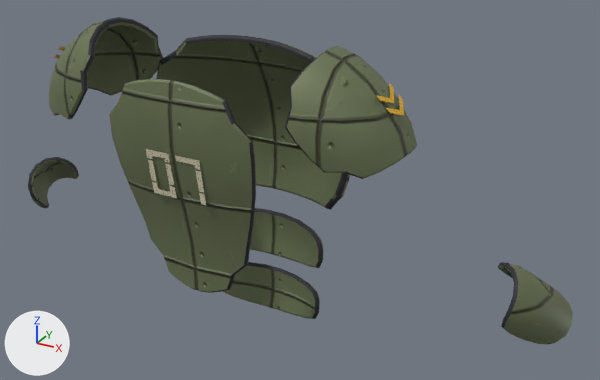
A saved change to the glTF model art/armor/suit_scout.char.player.f.glb.
The view is the same before and after, from a 50 mm camera at (0.631, -0.894, 1.775) aimed at (0.082, 0.105, 1.276). Every picture has the same lights, and +X, +Y and +Z are marked at lower left. The older version comes first. Vertices at exactly the same position are counted once.

Names of what the first picture shows: 'lowerarm_l__bracer_l', 'lowerarm_r__bracer_r', 'spine_01__abs_lo', 'spine_02__abs_hi', 'spine_03__back', 'spine_03__chest', 'upperarm_l__pauldron_l', 'upperarm_r__pauldron_r'.
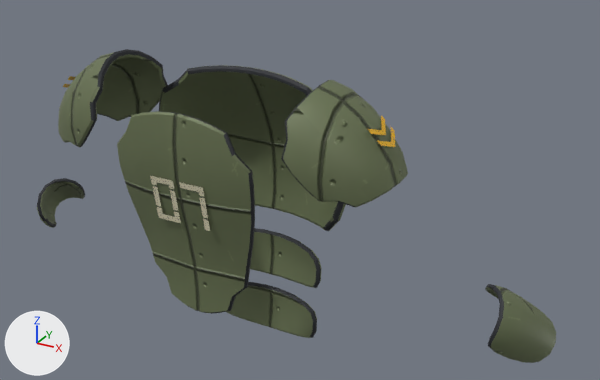
What differs and where, as boxes [x1, y1, x2, y2] in the pictures (600 x 380 px; the box of a moved part takes in the faces that stretch with it):
'spine_03__back', reshaped (6% narrower)
    before: [109, 79, 256, 293]
    after: [117, 111, 255, 313]
'spine_03__chest', reshaped
    before: [156, 35, 350, 210]
    after: [159, 65, 346, 231]
'upperarm_r__pauldron_r', reshaped
    before: [285, 46, 417, 179]
    after: [281, 80, 408, 208]
'upperarm_l__pauldron_l', reshaped
    before: [49, 17, 163, 120]
    after: [58, 49, 168, 148]
'lowerarm_r__bracer_r', reshaped
    before: [498, 262, 573, 344]
    after: [485, 284, 556, 363]
'spine_01__abs_lo', reshaped (7% narrower)
    before: [223, 262, 320, 319]
    after: [227, 282, 317, 338]
'spine_02__abs_hi', reshaped
    before: [250, 208, 324, 268]
    after: [250, 228, 322, 288]
'lowerarm_l__bracer_l', reshaped
    before: [28, 157, 79, 208]
    after: [37, 178, 85, 228]
part 5 of me_spine_03__back, moved or reshaped
    before: [146, 149, 206, 206]
    after: [150, 176, 210, 231]
part 6 of me_spine_03__back, moved or reshaped
    before: [109, 79, 256, 293]
    after: [117, 111, 255, 313]

Diff of the bpy script that builds the scene:
```diff
--- a/art/armor/suit_scout.char.player.f.glb.py
+++ b/art/armor/suit_scout.char.player.f.glb.py
@@ me_lowerarm_l__bracer_l @@
-me_lowerarm_l__bracer_l.from_pydata(...)  # 138 vertices, 272 faces; spans x -0.4887..-0.3851, y 0.0438..0.1785, z 1.1203..1.2396
+me_lowerarm_l__bracer_l.from_pydata(...)  # 138 vertices, 272 faces; spans x -0.4715..-0.3716, y 0.0435..0.1736, z 1.0865..1.2022
+# me_lowerarm_l__bracer_l part 1: 138 of 138 vertices moved; they spanned x -0.4887..-0.3851, y 0.0438..0.1785, z 1.1203..1.2396 and now span x -0.4715..-0.3716, y 0.0435..0.1736, z 1.0865..1.2022; mean shift (0.0156, -0.0026, -0.0357)
 me_lowerarm_l__bracer_l.materials.append(mat_armor_plate)
@@ me_lowerarm_r__bracer_r @@
-me_lowerarm_r__bracer_r.from_pydata(...)  # 138 vertices, 272 faces; spans x 0.3851..0.4887, y 0.0438..0.1785, z 1.1203..1.2396
+me_lowerarm_r__bracer_r.from_pydata(...)  # 138 vertices, 272 faces; spans x 0.3716..0.4715, y 0.0435..0.1736, z 1.0865..1.2022
+# me_lowerarm_r__bracer_r part 2: 138 of 138 vertices moved; they spanned x 0.3851..0.4887, y 0.0438..0.1785, z 1.1203..1.2396 and now span x 0.3716..0.4715, y 0.0435..0.1736, z 1.0865..1.2022; mean shift (-0.0156, -0.0026, -0.0357)
 me_lowerarm_r__bracer_r.materials.append(mat_armor_plate)
@@ me_spine_01__abs_lo @@
-me_spine_01__abs_lo.from_pydata(...)  # 104 vertices, 204 faces; spans x -0.098..0.098, y 0.137..0.167, z 1.019..1.097
+me_spine_01__abs_lo.from_pydata(...)  # 104 vertices, 204 faces; spans x -0.095..0.095, y 0.133..0.161, z 0.985..1.061
+# me_spine_01__abs_lo part 3: 104 of 104 vertices moved; they spanned x -0.098..0.098, y 0.137..0.167, z 1.019..1.097 and now span x -0.095..0.095, y 0.133..0.161, z 0.985..1.061; mean shift (0.0, -0.005, -0.035)
 me_spine_01__abs_lo.materials.append(mat_armor_plate)
@@ me_spine_02__abs_hi @@
-me_spine_02__abs_hi.from_pydata(...)  # 104 vertices, 204 faces; spans x -0.107..0.107, y 0.131..0.173, z 1.119..1.197
+me_spine_02__abs_hi.from_pydata(...)  # 104 vertices, 204 faces; spans x -0.105..0.105, y 0.127..0.168, z 1.084..1.162
+# me_spine_02__abs_hi part 4: the whole mesh is multiplied about its middle by the matrix ((0.98, 0.0, 0.0), (0.0, 0.945, 0.024), (0.0, -0.002, 0.998)), then moved by (0.0, -0.004, -0.035)
 me_spine_02__abs_hi.materials.append(mat_armor_plate)
@@ me_spine_03__back @@
-me_spine_03__back.from_pydata(...)  # 220 vertices, 430 faces; spans x -0.114..0.114, y -0.094..-0.041, z 1.16..1.48
+me_spine_03__back.from_pydata(...)  # 220 vertices, 430 faces; spans x -0.109..0.109, y -0.089..-0.039, z 1.125..1.435
+# me_spine_03__back part 5: the loose piece of 4 vertices spanning x -0.055..0.055, y -0.094..-0.077, z 1.296..1.404 is moved by (0.0, 0.006, -0.04)
+# me_spine_03__back part 6: 216 of 220 vertices moved; they spanned x -0.114..0.114, y -0.091..-0.041, z 1.16..1.48 and now span x -0.109..0.109, y -0.085..-0.039, z 1.125..1.435; mean shift (0.0, 0.004, -0.04); largest move (0.01, -0.084, 1.477) -> (0.01, -0.08, 1.433)
 me_spine_03__back.materials.append(mat_armor_plate)
@@ me_spine_03__chest @@
-me_spine_03__chest.from_pydata(...)  # 240 vertices, 470 faces; spans x -0.174..0.174, y 0.09..0.187, z 1.235..1.496
+me_spine_03__chest.from_pydata(...)  # 240 vertices, 470 faces; spans x -0.17..0.17, y 0.086..0.192, z 1.2..1.452
+# me_spine_03__chest part 7: 240 of 240 vertices moved; they spanned x -0.174..0.174, y 0.09..0.187, z 1.235..1.496 and now span x -0.17..0.17, y 0.086..0.192, z 1.2..1.452; mean shift (0.0, -0.003, -0.04)
 me_spine_03__chest.materials.append(mat_armor_plate)
@@ me_upperarm_l__pauldron_l @@
-me_upperarm_l__pauldron_l.from_pydata(...)  # 172 vertices, 334 faces; spans x -0.289..-0.15, y -0.073..0.106, z 1.381..1.523
+me_upperarm_l__pauldron_l.from_pydata(...)  # 172 vertices, 334 faces; spans x -0.279..-0.142, y -0.069..0.103, z 1.34..1.477
+# me_upperarm_l__pauldron_l part 8: 172 of 172 vertices moved; they spanned x -0.289..-0.15, y -0.073..0.106, z 1.381..1.523 and now span x -0.279..-0.142, y -0.069..0.103, z 1.34..1.477; mean shift (0.009, 0.001, -0.043)
 me_upperarm_l__pauldron_l.materials.append(mat_armor_plate)
@@ me_upperarm_r__pauldron_r @@
-me_upperarm_r__pauldron_r.from_pydata(...)  # 172 vertices, 334 faces; spans x 0.15..0.289, y -0.073..0.106, z 1.381..1.523
+me_upperarm_r__pauldron_r.from_pydata(...)  # 172 vertices, 334 faces; spans x 0.142..0.279, y -0.069..0.103, z 1.34..1.477
+# me_upperarm_r__pauldron_r part 9: 172 of 172 vertices moved; they spanned x 0.15..0.289, y -0.073..0.106, z 1.381..1.523 and now span x 0.142..0.279, y -0.069..0.103, z 1.34..1.477; mean shift (-0.009, 0.001, -0.043)
 me_upperarm_r__pauldron_r.materials.append(mat_armor_plate)
```
